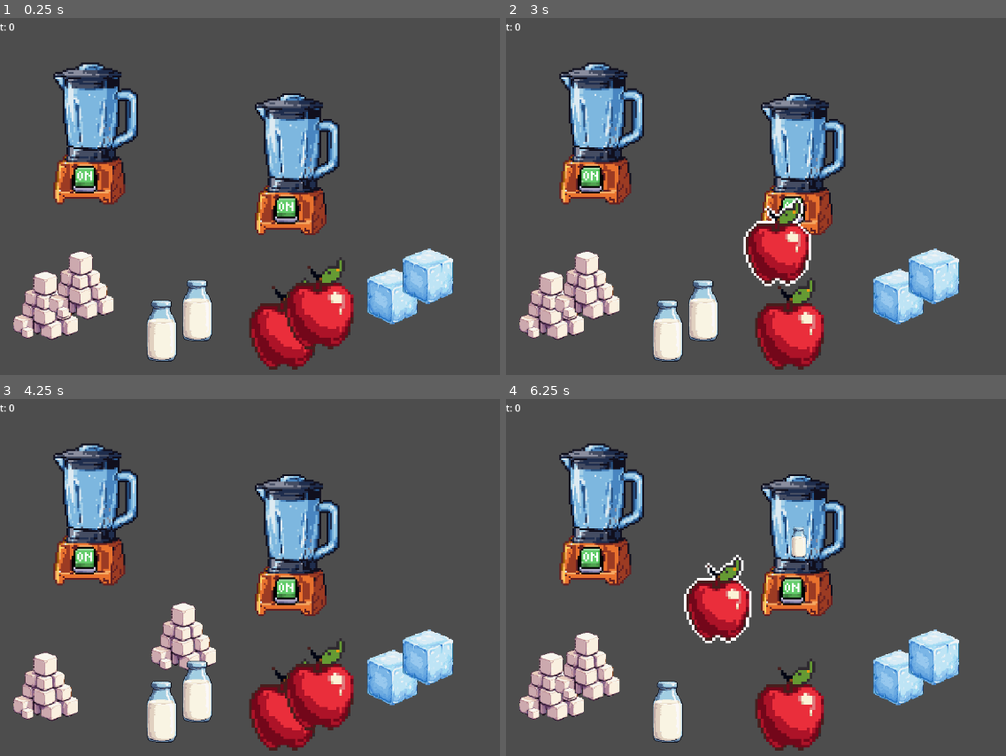
Above: before the commit, frames 1-4 (two rows, left to right).
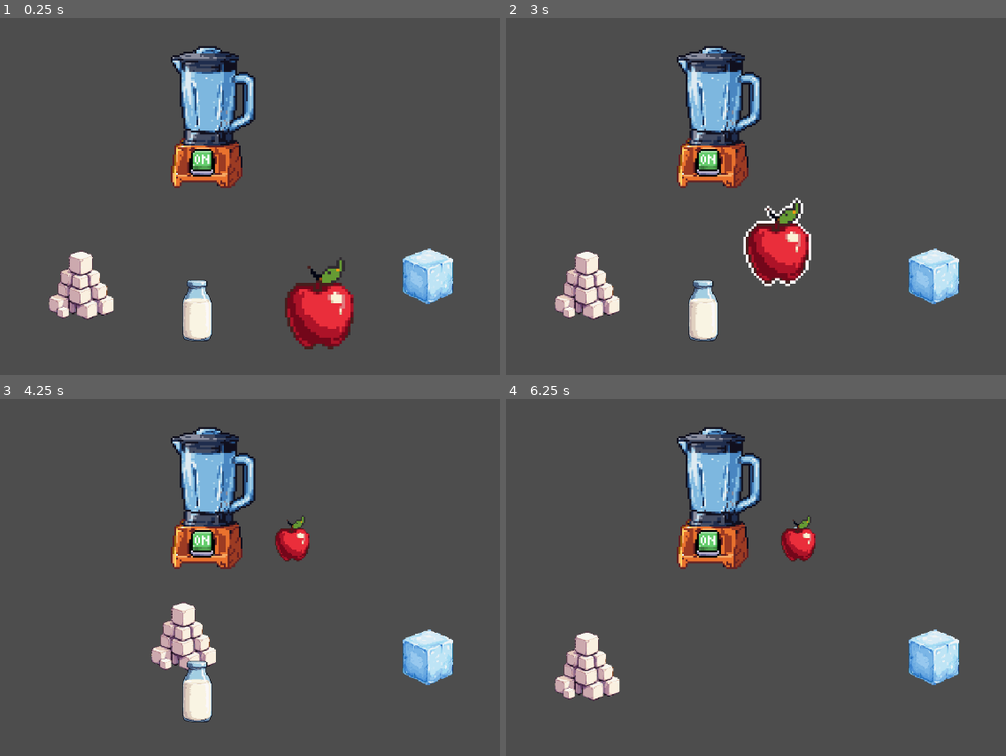
Above: after the commit, the same moments.

Repository: the-real-ronji/MiniJameGam50
Game: Godot game, scene res://Scenes/stage_1.tscn
The game is run twice, just before and just after one commit, with the same random seed, the same clock (stepped at 60 frames per second) and the same inputs.
Inputs (mouse positions are in pixels of both pictures, inside the frame that each line leads up to):
- Up to frame 1 (0.25 s): no input
- Up to frame 2 (3 s): tap Enter (ui_accept) at 0.5, 2.75 s; drag from (551, 307) to (931, 110) at 0.52 s; drag from (666, 321) to (826, 278) at 1.27 s; move the mouse to (901, 296) at 2.02 s; tap 3 at 2.1 s; click (901, 296) at 2.17 s; drag from (791, 325) to (646, 139) at 2.77 s
- Up to frame 3 (4.25 s): drag from (80, 666) to (390, 577) at 3.52 s
- Up to frame 4 (6.25 s): drag from (701, 684) to (751, 481) at 4.27 s; move the mouse to (936, 656) at 5.02 s; tap 7 at 5.1 s; click (936, 656) at 5.17 s; tap Enter (ui_accept) at 5.75 s; drag from (826, 684) to (716, 598) at 5.77 s

The runs differ from the first frame. In frame 1, 19% of the frame differs, in the area x 0-84%, y 1-99%; in frame 2, 20%; in frame 3, 22%; in frame 4, 22%.

Commit message:
bug fixes

Diff:
--- a/Scenes/Main.tscn
+++ b/Scenes/Main.tscn
@@ -1,16 +1,12 @@
-[gd_scene load_steps=17 format=3 uid="uid://diiwudvk716im"]
+[gd_scene load_steps=13 format=3 uid="uid://diiwudvk716im"]
 
 [ext_resource type="Script" uid="uid://c44fc4cl835iq" path="res://scripts/main.gd" id="1_bmxlf"]
 [ext_resource type="PackedScene" uid="uid://1s5doyshdaga" path="res://scenes/blender_zone.tscn" id="1_vy5pj"]
-[ext_resource type="Texture2D" uid="uid://c4j75h03ncjxe" path="res://Sprites/BlenderSimple.png" id="3_erwvk"]
 [ext_resource type="PackedScene" uid="uid://bb3jalhnc5k1d" path="res://scenes/ingredients/sugarcubes_ingredient.tscn" id="3_qmy6f"]
 [ext_resource type="Texture2D" uid="uid://cqgvffxxwnmoq" path="res://Sprites/SUGAR-export.png" id="4_2w5on"]
 [ext_resource type="PackedScene" uid="uid://do6w53ssty7sj" path="res://scenes/ingredients/milk_ingredient.tscn" id="4_mwfav"]
 [ext_resource type="PackedScene" uid="uid://bl6knngwrqtxu" path="res://scenes/ingredients/ice_ingredient.tscn" id="5_3p2gp"]
-[ext_resource type="Texture2D" uid="uid://djxqer32a8gcc" path="res://Sprites/MILK-export.png" id="6_346fj"]
 [ext_resource type="PackedScene" uid="uid://bo51kgrcfg5yj" path="res://scenes/ingredients/apple_ingredient.tscn" id="6_cvmbd"]
-[ext_resource type="Texture2D" uid="uid://cxfxma2a8u6if" path="res://Sprites/APPLE.png" id="9_2w5on"]
-[ext_resource type="Texture2D" uid="uid://i7c1bw156pl6" path="res://Sprites/ICE-export.png" id="9_346fj"]
 [ext_resource type="PackedScene" uid="uid://dlmq0gebvl3g3" path="res://scenes/qte_panel.tscn" id="11_4kpch"]
 [ext_resource type="Script" uid="uid://d3b850lapu40m" path="res://scripts/game_manager.gd" id="12_grg3l"]
 [ext_resource type="Script" uid="uid://df07jp25ofj4c" path="res://scripts/game_over.gd" id="13_frkhe"]
@@ -32,16 +28,10 @@
 offset_bottom = 40.0
 
 [node name="BlenderZone" parent="Control" instance=ExtResource("1_vy5pj")]
-layout_mode = 1
-offset_left = 286.0
-offset_right = 511.0
-focus_mode = 2
-mouse_filter = 0
-texture = ExtResource("3_erwvk")
+position = Vector2(429, 246)
 
 [node name="VisualFeedback" type="Label" parent="Control/BlenderZone"]
 visible = false
-layout_mode = 0
 offset_left = 8.0
 offset_top = 263.0
 offset_right = 212.0
@@ -61,7 +51,6 @@
 offset_top = 419.0
 offset_right = 395.0
 offset_bottom = 569.0
-texture = ExtResource("6_346fj")
 
 [node name="ice_ingredient" parent="Control" instance=ExtResource("5_3p2gp")]
 layout_mode = 0
@@ -69,7 +58,6 @@
 offset_top = 376.0
 offset_right = 777.0
 offset_bottom = 526.0
-texture = ExtResource("9_346fj")
 
 [node name="apple_ingredient" parent="Control" instance=ExtResource("6_cvmbd")]
 layout_mode = 0
@@ -77,7 +65,6 @@
 offset_top = 420.0
 offset_right = 596.0
 offset_bottom = 570.0
-texture = ExtResource("9_2w5on")
 
 [node name="UIs" type="Node" parent="Control"]
 
--- a/Scenes/blender_zone.tscn
+++ b/Scenes/blender_zone.tscn
@@ -1,6 +1,6 @@
 [gd_scene load_steps=53 format=3 uid="uid://1s5doyshdaga"]
 
-[ext_resource type="Script" uid="uid://c058lw2eji3cw" path="res://Scripts/blender_zone.gd" id="1_4u1wg"]
+[ext_resource type="Script" uid="uid://c058lw2eji3cw" path="res://scripts/blender_zone.gd" id="1_4u1wg"]
 [ext_resource type="Texture2D" uid="uid://bm72trrvqdiwe" path="res://Sprites/BlenderAnimation.png" id="1_hlle3"]
 
 [sub_resource type="AtlasTexture" id="AtlasTexture_4u1wg"]
--- a/Scenes/stage_1.tscn
+++ b/Scenes/stage_1.tscn
@@ -1,32 +1,21 @@
-[gd_scene load_steps=13 format=3 uid="uid://cvnd3v0v25o0h"]
+[gd_scene load_steps=9 format=3 uid="uid://cvnd3v0v25o0h"]
 
-[ext_resource type="Script" uid="uid://cgqplgw0hhnqj" path="res://Scripts/stage_1.gd" id="1_kg1an"]
-[ext_resource type="PackedScene" uid="uid://diiwudvk716im" path="res://Scenes/Main.tscn" id="2_us22l"]
-[ext_resource type="PackedScene" uid="uid://1s5doyshdaga" path="res://Scenes/blender_zone.tscn" id="3_us22l"]
-[ext_resource type="PackedScene" uid="uid://bb3jalhnc5k1d" path="res://Scenes/ingredients/sugarcubes_ingredient.tscn" id="4_tfjjj"]
+[ext_resource type="Script" uid="uid://cgqplgw0hhnqj" path="res://scripts/stage_1.gd" id="1_kg1an"]
+[ext_resource type="PackedScene" uid="uid://1s5doyshdaga" path="res://scenes/blender_zone.tscn" id="3_us22l"]
+[ext_resource type="PackedScene" uid="uid://bb3jalhnc5k1d" path="res://scenes/ingredients/sugarcubes_ingredient.tscn" id="4_tfjjj"]
 [ext_resource type="Texture2D" uid="uid://cqgvffxxwnmoq" path="res://Sprites/SUGAR-export.png" id="5_g2yki"]
-[ext_resource type="PackedScene" uid="uid://do6w53ssty7sj" path="res://Scenes/ingredients/milk_ingredient.tscn" id="6_knpwr"]
-[ext_resource type="Texture2D" uid="uid://djxqer32a8gcc" path="res://Sprites/MILK-export.png" id="7_rjeum"]
-[ext_resource type="PackedScene" uid="uid://bl6knngwrqtxu" path="res://Scenes/ingredients/ice_ingredient.tscn" id="8_5w8o0"]
-[ext_resource type="Texture2D" uid="uid://i7c1bw156pl6" path="res://Sprites/ICE-export.png" id="9_37gc6"]
-[ext_resource type="PackedScene" uid="uid://bo51kgrcfg5yj" path="res://Scenes/ingredients/apple_ingredient.tscn" id="10_ejxu4"]
-[ext_resource type="Texture2D" uid="uid://cxfxma2a8u6if" path="res://Sprites/APPLE.png" id="11_o04gq"]
-[ext_resource type="PackedScene" uid="uid://dlmq0gebvl3g3" path="res://Scenes/qte_panel.tscn" id="12_g2yki"]
+[ext_resource type="PackedScene" uid="uid://do6w53ssty7sj" path="res://scenes/ingredients/milk_ingredient.tscn" id="6_knpwr"]
+[ext_resource type="PackedScene" uid="uid://bl6knngwrqtxu" path="res://scenes/ingredients/ice_ingredient.tscn" id="8_5w8o0"]
+[ext_resource type="PackedScene" uid="uid://bo51kgrcfg5yj" path="res://scenes/ingredients/apple_ingredient.tscn" id="10_ejxu4"]
+[ext_resource type="PackedScene" uid="uid://dlmq0gebvl3g3" path="res://scenes/qte_panel.tscn" id="12_g2yki"]
 
 [node name="Stage1" type="Node2D"]
 script = ExtResource("1_kg1an")
 
-[node name="Main" parent="." instance=ExtResource("2_us22l")]
-offset_left = -58.0
-offset_top = 33.0
-offset_right = -58.0
-offset_bottom = 33.0
-script = null
-
 [node name="ingredients" type="Node2D" parent="."]
 
 [node name="BlenderZone" parent="ingredients" instance=ExtResource("3_us22l")]
-position = Vector2(480, 282)
+position = Vector2(343, 205)
 
 [node name="VisualFeedback" type="Label" parent="ingredients/BlenderZone"]
 visible = false
@@ -47,21 +36,18 @@
 offset_top = 419.0
 offset_right = 395.0
 offset_bottom = 569.0
-texture = ExtResource("7_rjeum")
 
 [node name="ice_ingredient" parent="ingredients" instance=ExtResource("8_5w8o0")]
 offset_left = 627.0
 offset_top = 376.0
 offset_right = 777.0
 offset_bottom = 526.0
-texture = ExtResource("9_37gc6")
 
 [node name="apple_ingredient" parent="ingredients" instance=ExtResource("10_ejxu4")]
 offset_left = 446.0
 offset_top = 420.0
 offset_right = 596.0
 offset_bottom = 570.0
-texture = ExtResource("11_o04gq")
 
 [node name="QTEPanel" parent="." instance=ExtResource("12_g2yki")]
 offset_left = 268.0
--- a/Scripts/blender_zone.gd
+++ b/Scripts/blender_zone.gd
@@ -1,7 +1,7 @@
 extends AnimatedSprite2D
 
 @export var accepted_ingredients: Array[String] = ["apple", "milk"]
-@onready var prep_phase: Control = $"../../QTEPanel/Phases/PrepPhase"
+@onready var prep_phase: Control = $"../../QTEPanel/Phases"
 
 func accept_ingredient(name: String) -> bool:
 	return name in accepted_ingredients
--- a/Scripts/main.gd
+++ b/Scripts/main.gd
@@ -1,4 +1,4 @@
-extends Node
+extends Control
 
 @onready var blender = $Control/BlenderZone
 @onready var qte_panel: QTEPanel = $QTEPanel
Renamed: icon.svg -> Sprites/icon.svg
Not shown, changed: Sprites/icon.svg.import
